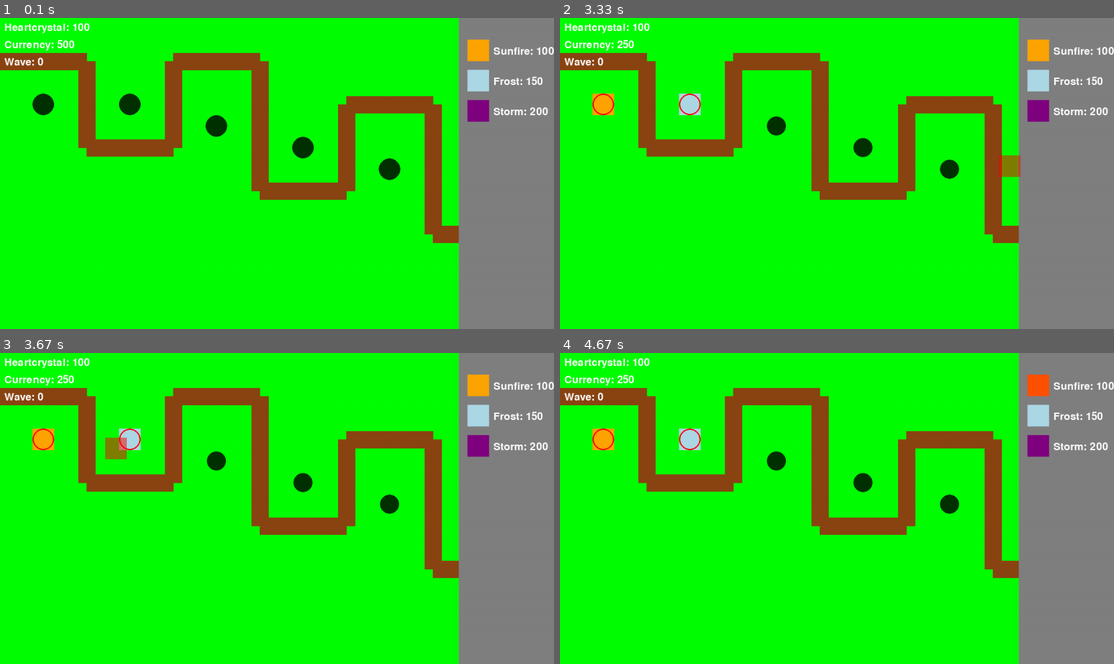
Above: before the commit, frames 1-4 (two rows, left to right).
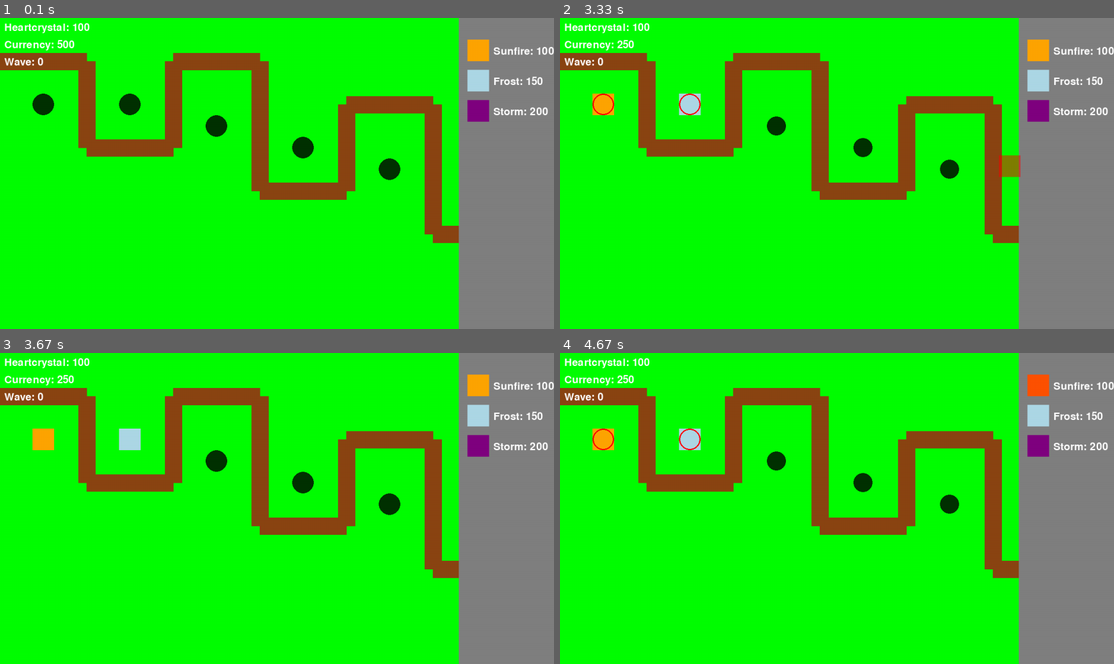
Above: after the commit, the same moments.

Repository: 6rzan/Aetheria_The-Last-Stand.pygame
Game: pygame game, started from main.py
Two runs of this game, one before a commit and one after it. Both use one fixed random seed, a clock stepped at 60 frames per second and the inputs below.
Inputs (mouse positions are in pixels of both pictures, inside the frame that each line leads up to):
- Up to frame 1 (0.1 s): no input
- Up to frame 2 (3.33 s): right-click (837, 195) at 0.38 s; click (704, 176) at 0.72 s; click (1036, 49) at 1.55 s; click (604, 105) at 1.88 s; click (1036, 80) at 2.22 s; click (687, 105) at 2.55 s; click (1036, 111) at 2.88 s; click (1008, 167) at 3.22 s
- Up to frame 3 (3.67 s): right-click (116, 449) at 3.55 s
- Up to frame 4 (4.67 s): click (1036, 384) at 4.38 s

Frames 1-2 are identical in both runs. In frame 3, 0.6% of the frame differs, in the area x 5-73%, y 24-53%; in frame 4, nothing differs.

Commit message:
feat(ui): add right-click to cancel tower placement
Implements the ability for users to cancel an in-progress tower placement by right-clicking. This improves the user experience by providing an intuitive way to back out of a placement decision without being forced to place the tower.

Diff:
--- a/main.py
+++ b/main.py
@@ -33,7 +33,11 @@
                     running = False
                 if self.game_state == "playing":
                     if event.type == pygame.MOUSEBUTTONDOWN:
-                        self.handle_mouse_click(event.pos)
+                        if event.button == 1: # Left-click
+                            self.handle_mouse_click(event.pos)
+                        elif event.button == 3: # Right-click
+                            if self.selected_tower:
+                                self.selected_tower = None # Cancel selection
                 elif self.game_state in ["game_over", "win"]:
                     if event.type == pygame.KEYDOWN:
                         if event.key == pygame.K_r:
Not shown, changed: changelog.md
